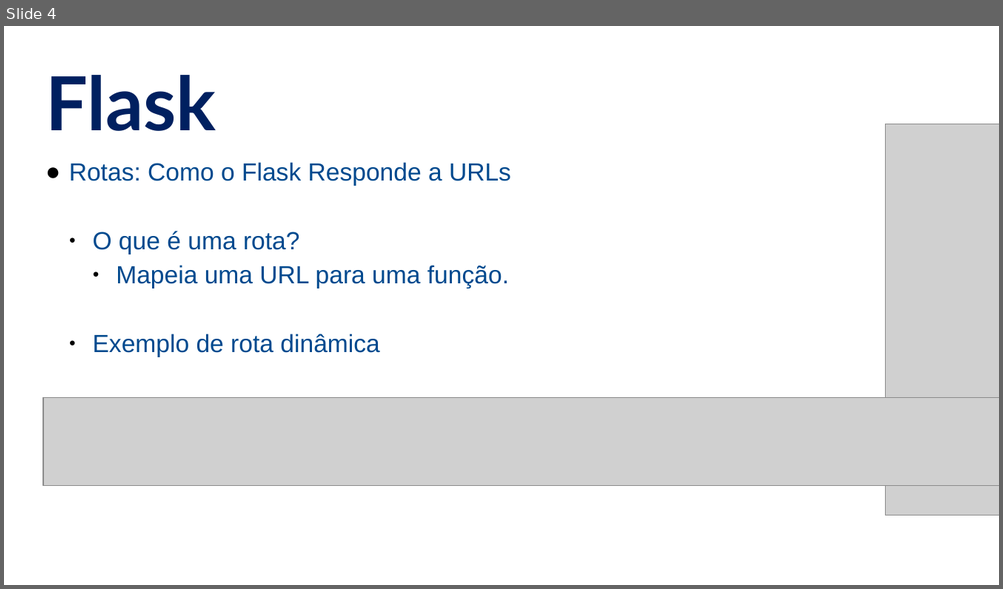
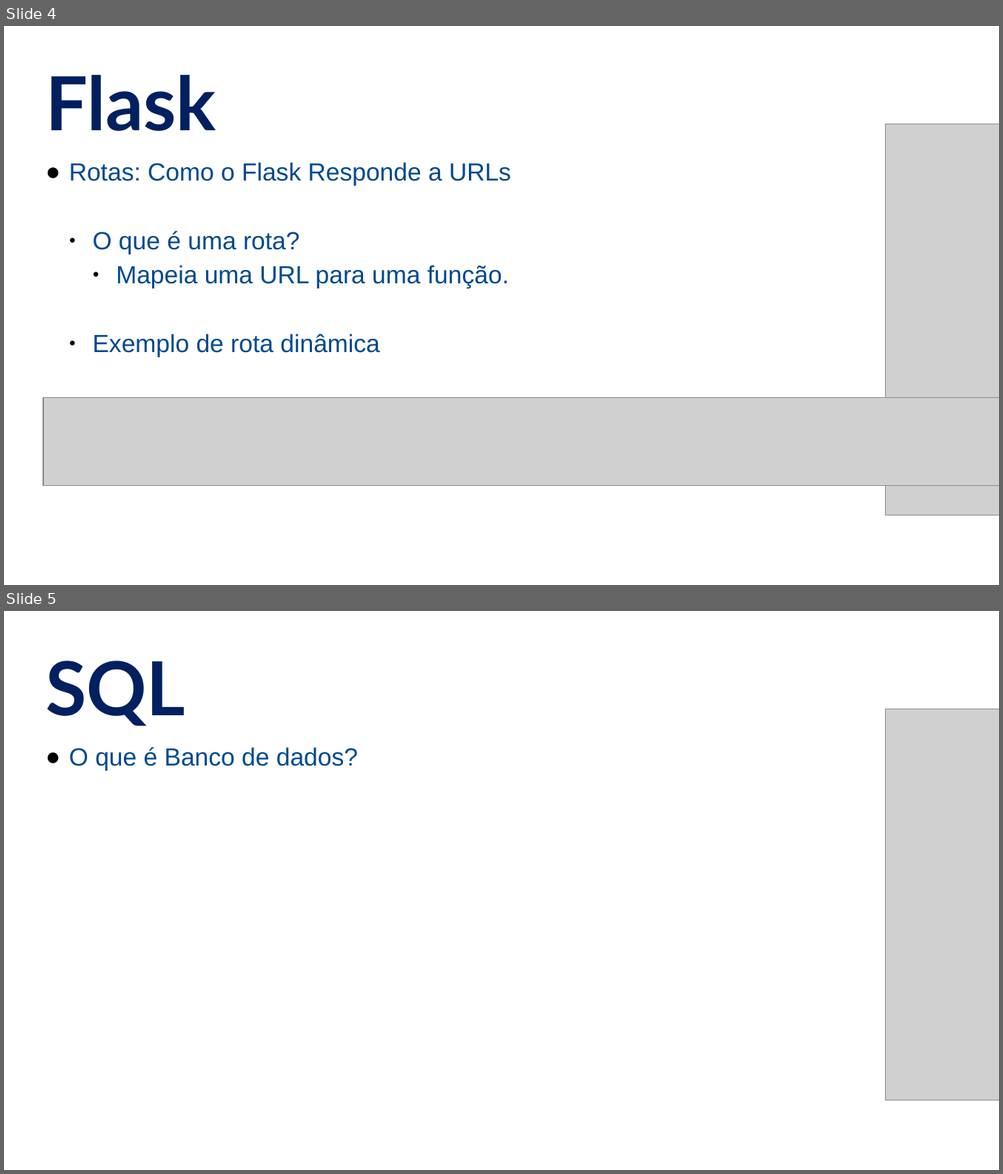
Before and after one commit to alandsilvasouza/PY2, a slide deck: aula11/Aula11.pptx. Shown one above the other, each under a label of ours: slide 4 before the commit, slides 4 and 5 after it. The pictures are 1003x589 and 1003x1174 pixels, drawn with LibreOffice and Linux fonts; fonts in the diff are those of the drawing; grey boxes stand for pictures. Boxes give left, top, right and bottom in pixels: in the first picture for what was removed or moved away, otherwise in the second. Text is boxed around its words. In the diff, an @@ line names an element or a change of style, - is before the commit and + after.

```diff
--- a/aula11/Aula11.pptx
+++ b/aula11/Aula11.pptx
@@ slide 5 added at box(4, 611, 999, 1170), background #FFFFFF @@
@@ text added at box(45, 661, 185, 726), 54 pt, text #002060, bold @@
+SQL
@@ picture added at box(885, 709, 999, 1102) @@
@@ text added at box(69, 747, 358, 770), 18 pt, text #01498E @@
+● O que é Banco de dados?
```
Also in this commit, not shown: 4 other slides added, 37 slides removed, 3 other files.
